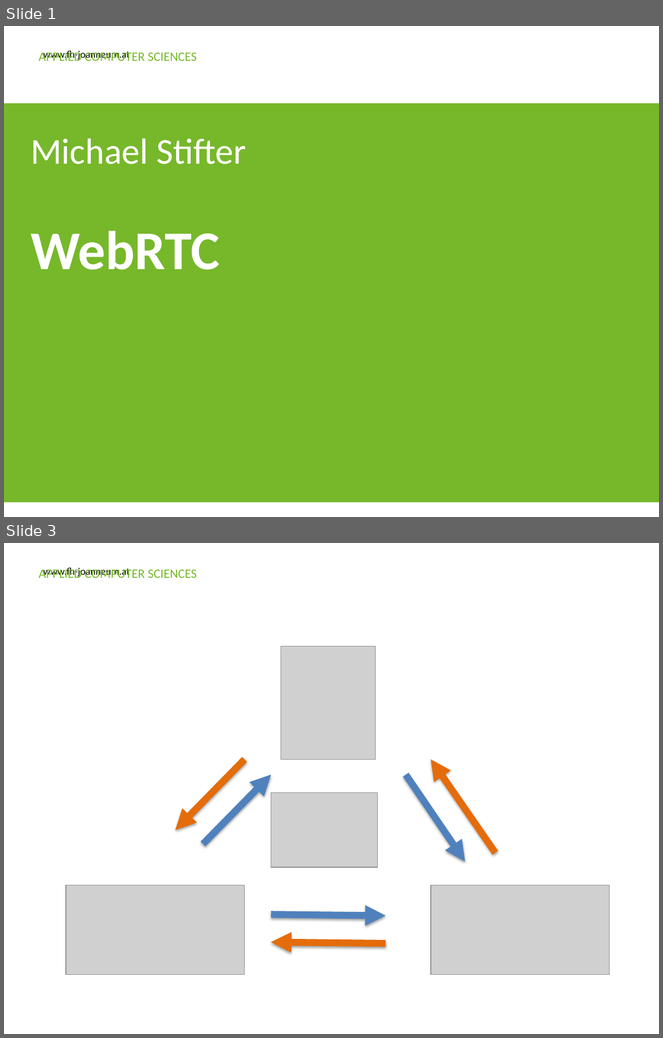
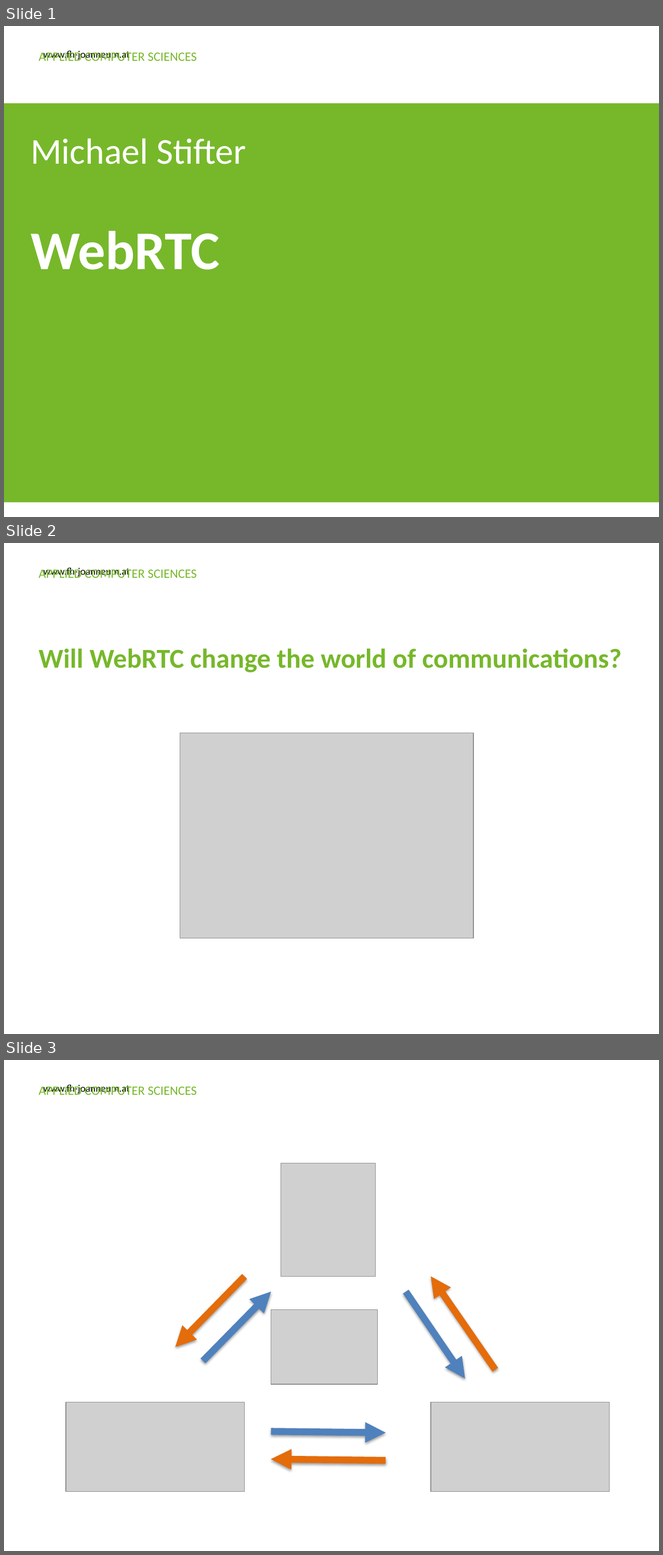
Before and after one commit to MICSTI/web-rtc, a slide deck: presentations/20160128 Final presentation/WebRTC_Final.pptx. Shown one above the other, each under a label of ours: slides 1 and 3 before the commit, slides 1, 2 and 3 after it; the slides between them are not shown. The pictures are 663x1038 and 663x1555 pixels, drawn with LibreOffice and Linux fonts; fonts in the diff are those of the drawing; grey boxes stand for pictures; background and template pictures are left out. Boxes give left, top, right and bottom in pixels: in the first picture for what was removed or moved away, otherwise in the second. Text is boxed around its words. In the diff, an @@ line names an element or a change of style, - is before the commit and + after.

Commit message:
Small changes to final presentation

```diff
--- a/presentations/20160128 Final presentation/WebRTC_Final.pptx
+++ b/presentations/20160128 Final presentation/WebRTC_Final.pptx
@@ slide 2 added at box(4, 543, 659, 1034), background #FFFFFF; not listed: 2 template elements that a slide beside it also shows @@
@@ text added at box(39, 649, 622, 672), 30 pt, text #76B82A, bold @@
+Will WebRTC change the world of communications?
@@ picture added at box(180, 733, 474, 939) @@
```
Also in this commit, not shown: 1 other slide added, 1 slide removed, 1 other file.
